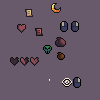
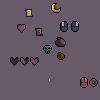
Layer changes from the first 100 × 100 image to the second:
moved "ExamineItem.png" above "SavingIcon.png", painted on it over [left=62, top=77, right=98, bottom=88]
